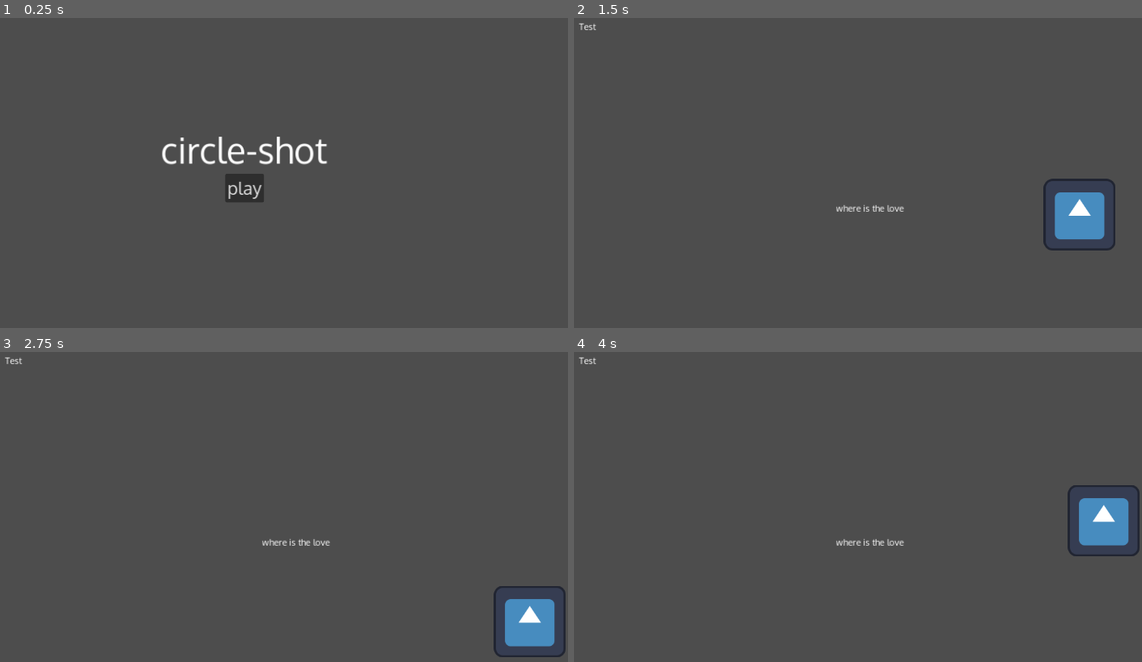
Above: before the commit, frames 1-4 (two rows, left to right).
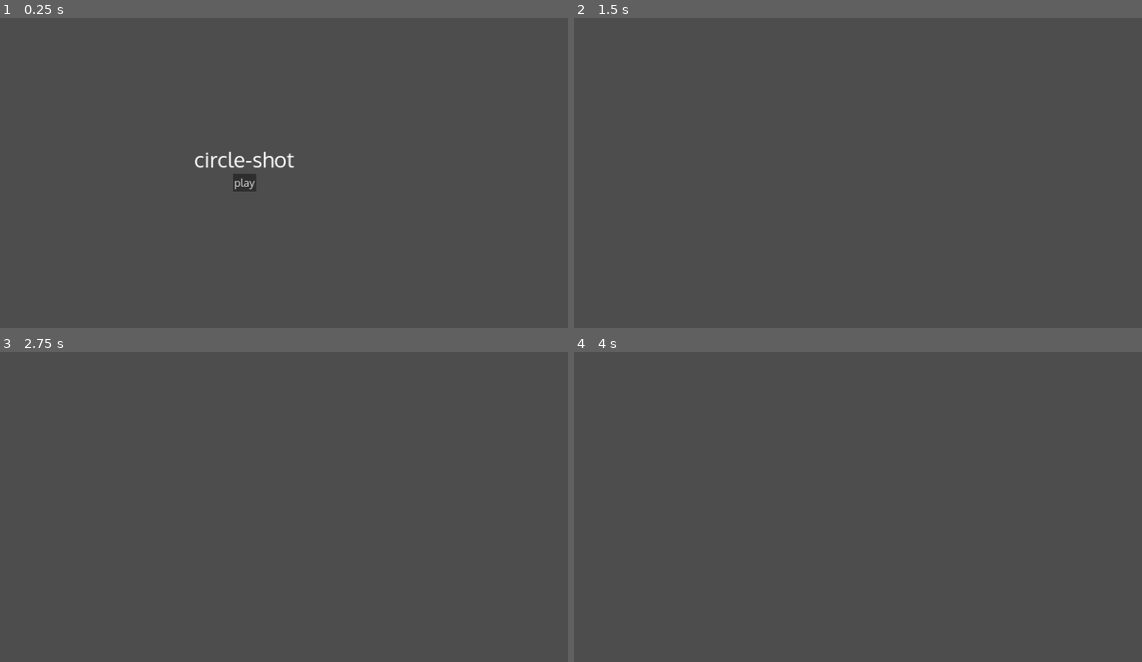
Above: after the commit, the same moments.

Repository: namiwa/game_godot
Game: Godot game, scene res://loadout.tscn
The game is run twice, just before and just after one commit, with the same random seed, the same clock (stepped at 60 frames per second) and the same inputs. The engine's default icon, where the game draws it, is replaced by a stand-in: a white triangle on a blue panel in a dark square.
Inputs:
- Up to frame 1 (0.25 s): no input
- Up to frame 2 (1.5 s): click "play" at 0.5 s; tap Enter at 1.25 s; hold Right (move_right) from 1.28 s (still down)
- Up to frame 3 (2.75 s): tap Space at 2 s; release Right (move_right) at 2.03 s; hold Down (move_down) from 2.03 s (still down)
- Up to frame 4 (4 s): tap Enter at 2.75 s; release Down (move_down) at 2.78 s; hold Right (move_right) 2.78-3.53 s; tap Space at 3.5 s; hold Up (move_up) from 3.53 s (still down)

The runs differ from the first frame. In frame 1, 1.5% of the frame differs, in the area x 28-58%, y 38-60%; in frame 2, 1.9%, in the area x 0-96%, y 1-75%; in frame 3, 1.9%; in frame 4, 1.9%.

Commit message:
fix: understanding viewports + player movement being unclamped

Diff:
--- a/Player.gd
+++ b/Player.gd
@@ -1,11 +1,11 @@
-extends Area2D
+extends CharacterBody2D
 
-@export var speed = 400
-var screen_size
+@export var speed = 60000
+
 
 # Called when the node enters the scene tree for the first time.
 func _ready():
-	screen_size = get_viewport_rect().size
+	print("player movement loaded")
 
 
 # Called every frame. 'delta' is the elapsed time since the previous frame.
@@ -23,9 +23,5 @@
 
 	if velocity.length() > 0:
 		velocity = velocity.normalized() * speed
-		$AnimatedSprite2D.play()
-	else:
-		$AnimatedSprite2D.stop()
 
 	position += velocity * delta
-	position = position.clamp(Vector2.ZERO, screen_size - Vector2(speed / 2, speed / 2))
--- /dev/null
+++ b/base_ship.tscn
@@ -0,0 +1,17 @@
+[gd_scene load_steps=4 format=3 uid="uid://rjo5ve5u3etq"]
+
+[ext_resource type="Script" path="res://Player.gd" id="1_by6od"]
+[ext_resource type="Texture2D" uid="uid://dmmbgdidttaaw" path="res://icon.svg" id="1_eaubk"]
+
+[sub_resource type="CircleShape2D" id="CircleShape2D_u51yj"]
+
+[node name="base_ship" type="CharacterBody2D"]
+script = ExtResource("1_by6od")
+speed = 6000
+
+[node name="CollisionShape2D" type="CollisionShape2D" parent="."]
+scale = Vector2(6, 6)
+shape = SubResource("CircleShape2D_u51yj")
+
+[node name="Sprite2D" type="Sprite2D" parent="."]
+texture = ExtResource("1_eaubk")
--- a/main.gd
+++ /dev/null
@@ -1,14 +0,0 @@
-extends Node2D
-
-func load_test_title():
-	# sample test to add label via script
-	var title = Label.new()
-	title.text = "Test"
-	title.set_size(Vector2(36, 36))
-	title.set_position(Vector2(150, 50))
-	get_tree().root.add_child(title)
-
-
-func _ready():
-	print('main: scene loaded')
-	load_test_title()
--- a/main.tscn
+++ b/main.tscn
@@ -1,57 +1,10 @@
-[gd_scene load_steps=7 format=3 uid="uid://byaer3c3bwof6"]
+[gd_scene load_steps=2 format=3 uid="uid://dcn5t6ysd1act"]
 
-[ext_resource type="Script" path="res://main.gd" id="1_bb1ub"]
-[ext_resource type="Texture2D" uid="uid://dmmbgdidttaaw" path="res://icon.svg" id="2_g5mmk"]
-[ext_resource type="Script" path="res://Player.gd" id="2_hoowm"]
+[ext_resource type="PackedScene" uid="uid://rjo5ve5u3etq" path="res://base_ship.tscn" id="1_1jlvr"]
 
-[sub_resource type="RectangleShape2D" id="RectangleShape2D_er7lt"]
-size = Vector2(1148, 22)
+[node name="root" type="Node2D"]
 
-[sub_resource type="SpriteFrames" id="SpriteFrames_qcqv2"]
-animations = [{
-"frames": [{
-"duration": 1.0,
-"texture": ExtResource("2_g5mmk")
-}],
-"loop": true,
-"name": &"default",
-"speed": 5.0
-}]
+[node name="Camera2D" type="Camera2D" parent="."]
 
-[sub_resource type="RectangleShape2D" id="RectangleShape2D_e782k"]
-size = Vector2(238, 236)
-
-[node name="main" type="Node2D"]
-position = Vector2(132, 78)
-script = ExtResource("1_bb1ub")
-
-[node name="StaticBody2D" type="StaticBody2D" parent="."]
-position = Vector2(829, 318)
-
-[node name="CollisionShape2D" type="CollisionShape2D" parent="StaticBody2D"]
-position = Vector2(-387, 195)
-shape = SubResource("RectangleShape2D_er7lt")
-one_way_collision_margin = 0.0
-
-[node name="RichTextLabel" type="RichTextLabel" parent="."]
-offset_left = 475.0
-offset_top = 296.0
-offset_right = 612.0
-offset_bottom = 320.0
-text = "where is the love
-"
-
-[node name="Player" type="Area2D" parent="."]
-position = Vector2(829, 318)
-gravity_point_center = Vector2(0, 0)
-gravity_direction = Vector2(0, 0)
-script = ExtResource("2_hoowm")
-
-[node name="AnimatedSprite2D" type="AnimatedSprite2D" parent="Player"]
-position = Vector2(0, 1)
-sprite_frames = SubResource("SpriteFrames_qcqv2")
-
-[node name="CollisionShape2D" type="CollisionShape2D" parent="Player"]
-position = Vector2(0, 1)
-scale = Vector2(0.5, 0.5)
-shape = SubResource("RectangleShape2D_e782k")
+[node name="base_ship" parent="." instance=ExtResource("1_1jlvr")]
+position = Vector2(-3, -7)
--- a/project.godot
+++ b/project.godot
@@ -21,7 +21,13 @@
 
 [display]
 
+window/size/viewport_width=1920
+window/size/viewport_height=1080
 window/stretch/mode="canvas_items"
+
+[filesystem]
+
+import/blender/enabled=false
 
 [gui]
 
